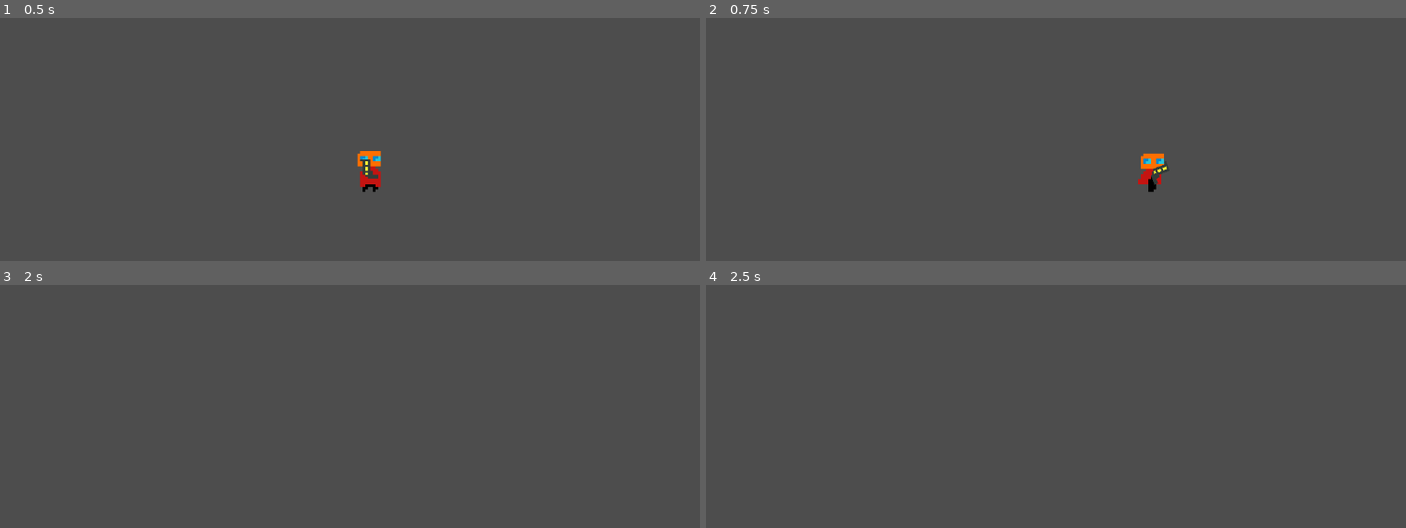
Above: before the commit, frames 1-4 (two rows, left to right).
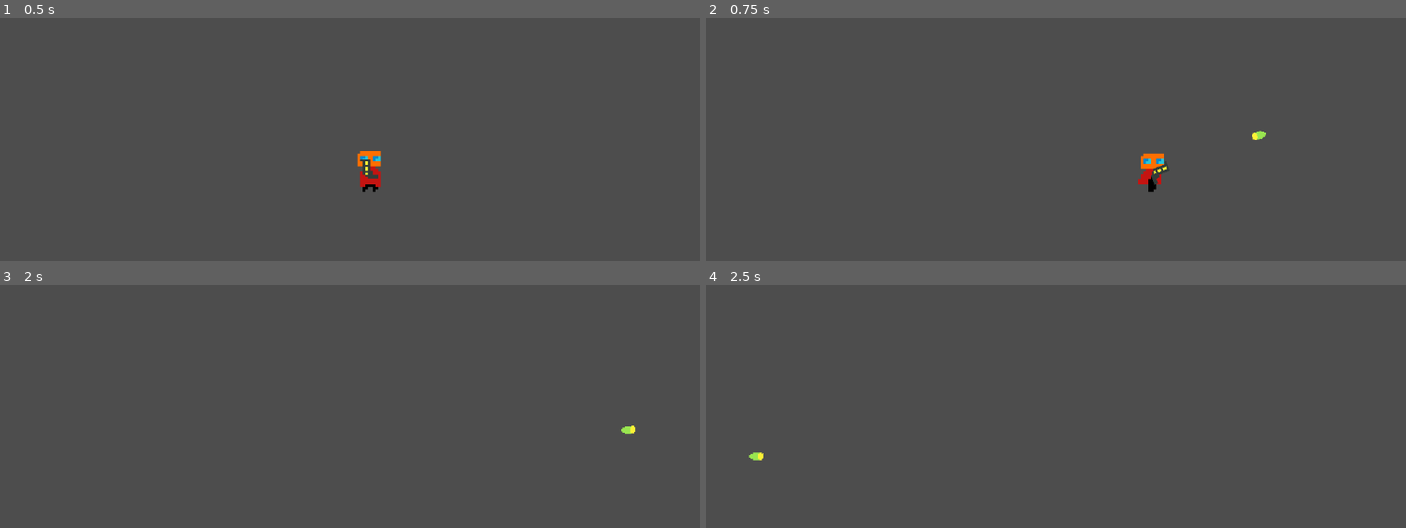
Above: after the commit, the same moments.

Repository: mendsergon/Kill-The-Food-Pyramid
Game: Godot game, scene res://Assets/Scenes/game.tscn
The game is run twice, just before and just after one commit, with the same random seed, the same clock (stepped at 60 frames per second) and the same inputs.
Inputs (mouse positions are in pixels of both pictures, inside the frame that each line leads up to):
- Up to frame 1 (0.5 s): no input
- Up to frame 2 (0.75 s): tap Enter at 0.5 s; move the mouse to (1238, 144) at 0.52 s; hold D (move_right) from 0.53 s (still down); click (1238, 144) at 0.6 s
- Up to frame 3 (2 s): keep holding D (move_right); tap Space (jump) at 0.77, 1.52 s; move the mouse to (224, 452) at 1.27 s; tap Shift (dash) at 1.35 s; click (224, 452) at 1.55 s
- Up to frame 4 (2.5 s): tap Space (jump) at 2 s; move the mouse to (1147, 340) at 2.02 s; release D (move_right) at 2.03 s; hold A (move_left) from 2.03 s (still down); tap E (melee) at 2.1 s; click (1147, 340) at 2.3 s

Frame 1 is identical in both runs. In frame 2, less than 0.1% of the frame differs, in the area x 78-80%, y 46-51%; in frame 3, less than 0.1%, in the area x 88-91%, y 57-62%; in frame 4, less than 0.1%.

Commit message:
Adde bullet 1 sprite and implemented bullet firing system, added comments to code

Diff:
--- /dev/null
+++ b/Assets/Scenes/bullet_1.tscn
@@ -0,0 +1,17 @@
+[gd_scene load_steps=3 format=3 uid="uid://c8j62akipuxc6"]
+
+[ext_resource type="Texture2D" uid="uid://blpid62b5v4lo" path="res://Assets/Sprites/Weapons/Bullet 1.png" id="1_a8x02"]
+[ext_resource type="Script" uid="uid://d2t8slqyfb4cy" path="res://Assets/Scripts/bullet_1.gd" id="1_cgxvw"]
+
+[node name="Bullet 1" type="Node2D"]
+script = ExtResource("1_cgxvw")
+
+[node name="Sprite2D" type="Sprite2D" parent="."]
+scale = Vector2(0.5, 0.5)
+texture = ExtResource("1_a8x02")
+
+[node name="VisibleOnScreenNotifier2D" type="VisibleOnScreenNotifier2D" parent="."]
+position = Vector2(0, -4.76837e-07)
+scale = Vector2(2.925, 2.75)
+
+[connection signal="screen_exited" from="VisibleOnScreenNotifier2D" to="." method="_on_visible_on_screen_notifier_2d_screen_exited"]
--- a/Assets/Scenes/pistol_1.tscn
+++ b/Assets/Scenes/pistol_1.tscn
@@ -10,3 +10,6 @@
 [node name="Sprite2D" type="Sprite2D" parent="."]
 position = Vector2(4, 0)
 texture = ExtResource("2_u2vy2")
+
+[node name="Marker2D" type="Marker2D" parent="."]
+position = Vector2(10.6667, -1.33333)
--- /dev/null
+++ b/Assets/Scripts/bullet_1.gd
@@ -0,0 +1,12 @@
+extends Node2D
+
+### --- CORE CONSTANTS --- ###
+const SPEED: int = 450                      # Bullet travel speed (pixels per second)
+
+### --- MOVEMENT --- ###
+func _process(delta: float) -> void:
+	position += transform.x * SPEED * delta  # Move bullet forward based on local direction
+
+### --- LIFETIME MANAGEMENT --- ###
+func _on_visible_on_screen_notifier_2d_screen_exited() -> void:
+	queue_free()                              # Remove bullet when it exits the screen
--- a/Assets/Scripts/pistol_1.gd
+++ b/Assets/Scripts/pistol_1.gd
@@ -1,4 +1,10 @@
 extends Node2D
+
+### --- CONSTANTS --- ###
+const BULLET = preload("res://Assets/Scenes/bullet_1.tscn") # Bullet scene reference
+
+### --- NODE REFERENCES --- ###
+@onready var muzzle: Marker2D = $Marker2D                  # Muzzle position for bullet spawn
 
 ### --- AIMING SYSTEM --- ###
 func _process(delta: float) -> void:
@@ -13,3 +19,10 @@
 		scale.y = -1                        # Mirror sprite on Y axis
 	else:
 		scale.y = 1                         # Default upward scale
+
+	# Fire bullet on input press
+	if Input.is_action_just_pressed("shoot"):
+		var bullet_instance = BULLET.instantiate()                         # Create bullet
+		get_tree().root.add_child(bullet_instance)                         # Add to scene
+		bullet_instance.global_position = muzzle.global_position           # Set spawn position
+		bullet_instance.rotation = global_rotation                         # Match aim direction
--- a/project.godot
+++ b/project.godot
@@ -44,6 +44,11 @@
 "events": [Object(InputEventKey,"resource_local_to_scene":false,"resource_name":"","device":-1,"window_id":0,"alt_press …(192 unchanged characters)…
 ]
 }
+shoot={
+"deadzone": 0.2,
+"events": [Object(InputEventMouseButton,"resource_local_to_scene":false,"resource_name":"","device":-1,"window_id":0,"alt_pressed":false,"shift_pressed":false,"ctrl_pressed":false,"meta_pressed":false,"button_mask":0,"position":Vector2(0, 0),"global_position":Vector2(0, 0),"factor":1.0,"button_index":1,"canceled":false,"pressed":false,"double_click":false,"script":null)
+]
+}
 
 [rendering]
 
Not shown, added: Assets/Scripts/bullet_1.gd.uid
Binary file added: Assets/Sprites/Weapons/Bullet 1.png
Not shown, added: Assets/Sprites/Weapons/Bullet 1.png.import
